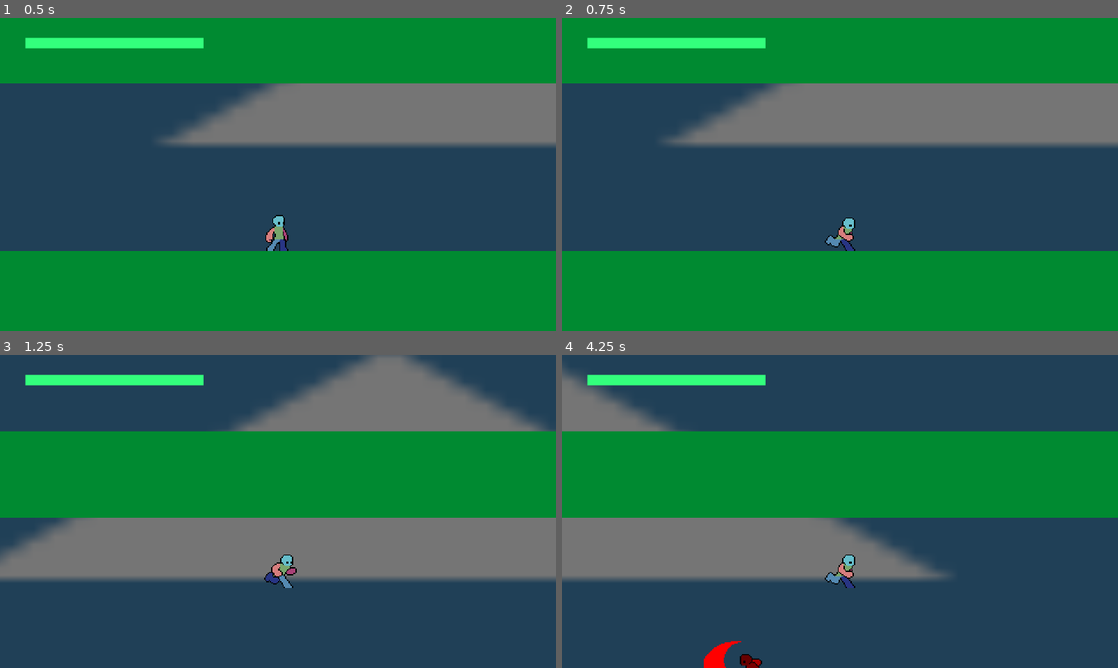
Above: before the commit, frames 1-4 (two rows, left to right).
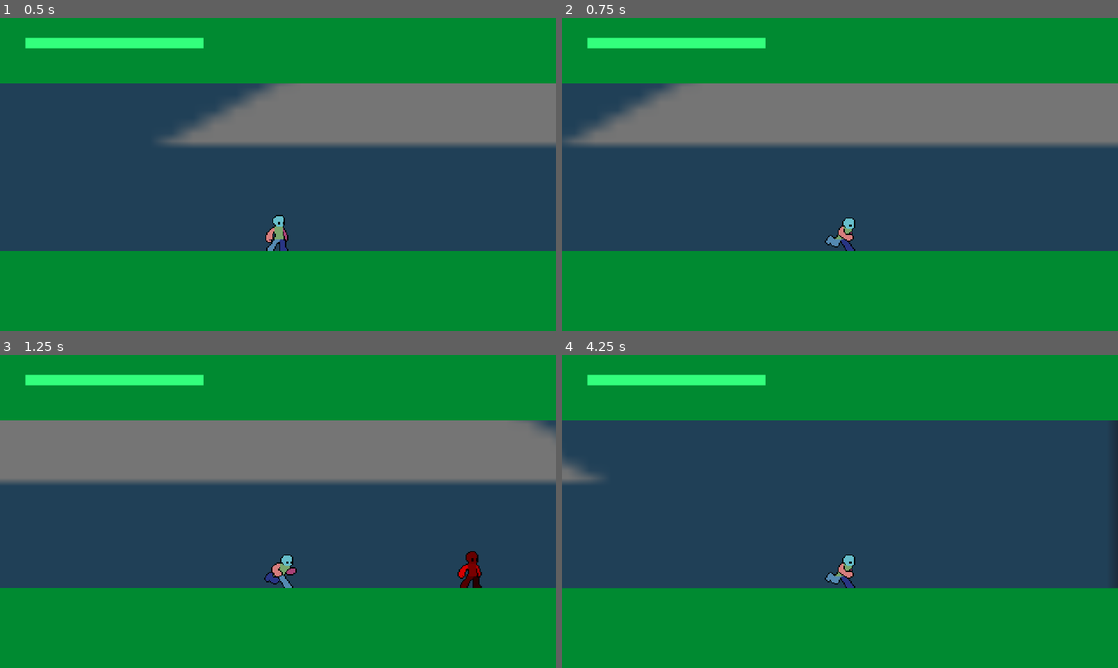
Above: after the commit, the same moments.

Repository: Gnmae/SideScrollerDemo
Game: Godot game, scene res://scenes/game.tscn
Same seed, same stepped clock (60 frames per second), same inputs: the game is played once before the commit and once after it. The engine's default icon, where the game draws it, is replaced by a stand-in: a white triangle on a blue panel in a dark square.
Inputs:
- Up to frame 1 (0.5 s): no input
- Up to frame 2 (0.75 s): hold Right (right_arrow) from 0.53 s (still down); tap Shift (Dash) at 0.6 s
- Up to frame 3 (1.25 s): keep holding Right (right_arrow); tap Z (Jump) at 0.77 s
- Up to frame 4 (4.25 s): tap X (Attack) at 1.35 s; tap Z (Jump) at 1.52, 3.02, 3.77 s; tap Shift (Dash) at 1.55, 2.1, 3.05, 3.6 s; release Right (right_arrow) at 2.03 s; hold Left (left_arrow) 2.03-2.78 s; hold Right (right_arrow) from 2.78 s (still down); tap C (Parry) at 2.85 s

Frame 1 is identical in both runs. In frame 2, 4.2% of the frame differs, in the area x 0-41%, y 20-42%; in frame 3, 94%, in the area x 0-100%, y 0-100%; in frame 4, 86%.

Commit message:
added dash
added state dash where player velocity is set in player.direction for a set amount of time with cooldown

Diff:
--- /dev/null
+++ b/scenes/dashing.gd
@@ -0,0 +1,14 @@
+extends State
+
+const DASH_WINDOW : float = 0.2  # seconds
+const DASH_VELOCITY : float = 1000.0
+const DASH_COOLDOWN : float = 2.0 # seconds
+
+@export var player : CharacterBody2D
+
+func Enter():
+	$DashCooldownTimer.start(DASH_COOLDOWN)
+	player.velocity.y = 0
+	player.velocity.x = player.direction * DASH_VELOCITY
+	await get_tree().create_timer(DASH_WINDOW).timeout
+	Transitioned.emit(self, "idle")
--- a/scenes/player.tscn
+++ b/scenes/player.tscn
@@ -8,6 +8,7 @@
 [ext_resource type="Script" uid="uid://i7d5upcbxyi5" path="res://scripts/player_state_machine/player_idle.gd" id="5_qlg0r"]
 [ext_resource type="Script" uid="uid://dlb7epp8rlx8i" path="res://scripts/player_state_machine/player_attacking.gd" id="6_tuyoq"]
 [ext_resource type="Script" uid="uid://0gv48bjoqmvt" path="res://scripts/player_state_machine/parrying.gd" id="8_smehm"]
+[ext_resource type="Script" uid="uid://dpmus3yi600tc" path="res://scenes/dashing.gd" id="9_jej6c"]
 [ext_resource type="AudioStream" uid="uid://dax46ksygb3tp" path="res://assets/sounds/parry_sound.wav" id="9_ur7pv"]
 [ext_resource type="AudioStream" uid="uid://dvp5fysy27nim" path="res://assets/sounds/parry_start_sound.wav" id="10_y4r1p"]
 [ext_resource type="AudioStream" uid="uid://cch805ng2ls28" path="res://assets/sounds/whoosh.mp3" id="11_3v2ag"]
@@ -252,6 +253,14 @@
 [node name="Parrying" type="Node" parent="StateMachine"]
 script = ExtResource("8_smehm")
 
+[node name="Dashing" type="Node" parent="StateMachine" node_paths=PackedStringArray("player")]
+script = ExtResource("9_jej6c")
+player = NodePath("../..")
+
+[node name="DashCooldownTimer" type="Timer" parent="StateMachine/Dashing"]
+wait_time = 2.0
+one_shot = true
+
 [node name="Sounds" type="Node" parent="."]
 
 [node name="ParrySuccessful" type="AudioStreamPlayer2D" parent="Sounds"]
--- a/scripts/player/player.gd
+++ b/scripts/player/player.gd
@@ -3,7 +3,7 @@
 @export var state_machine : Node
 
 const SPEED = 250.0
-const JUMP_VELOCITY = -600.0
+const JUMP_VELOCITY = -400.0
 const KNOCKBACK = -100.0
 
 var direction = 1
@@ -18,6 +18,10 @@
 	StatsChanged.emit(current_health, max_health)
 
 func _physics_process(delta: float) -> void:
+	if state_machine.current_state.name.to_lower() == "dashing":
+		move_and_slide()
+		return
+
 	if not is_on_floor():
 		velocity += get_gravity() * delta
 
--- a/scripts/player_state_machine/player_idle.gd
+++ b/scripts/player_state_machine/player_idle.gd
@@ -8,3 +8,5 @@
 		Transitioned.emit(self, "attacking")
 	elif Input.is_action_just_pressed("Parry"):
 		Transitioned.emit(self, "parrying")
+	elif $"../Dashing/DashCooldownTimer".time_left == 0 and Input.is_action_just_pressed("Dash"):
+		Transitioned.emit(self, "dashing")
--- a/scripts/state_machine.gd
+++ b/scripts/state_machine.gd
@@ -37,3 +37,4 @@
 	new_state.Enter()
 
 	current_state = new_state
+	print(current_state.name)
Not shown, added: scenes/dashing.gd.uid
Not shown: 1 places in scenes/player.tscn that only renumber resources
